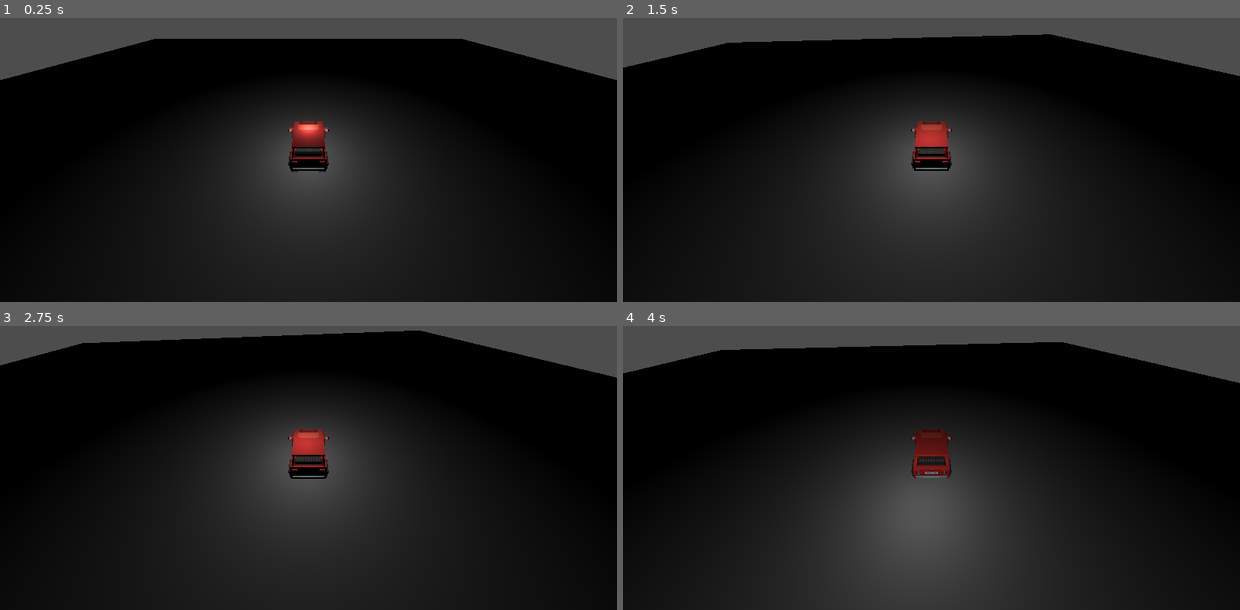
Above: before the commit, frames 1-4 (two rows, left to right).
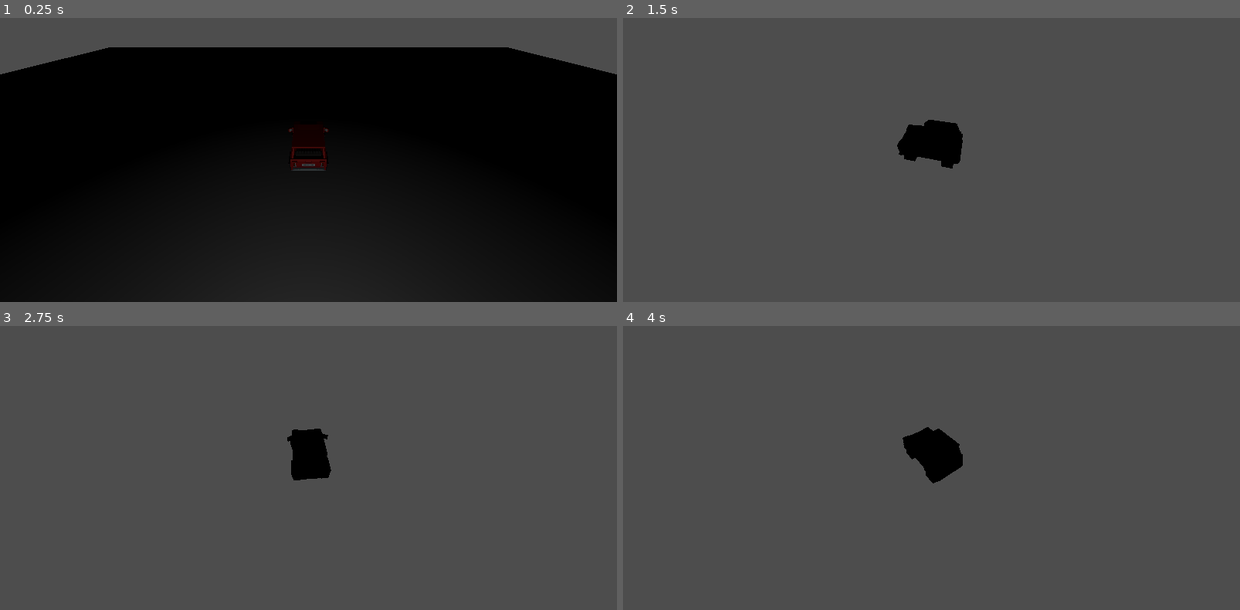
Above: after the commit, the same moments.

Repository: Calverin/Radio-Rideshare
Game: Godot game, scene res://Scenes/root.tscn
Two runs of this game, one before a commit and one after it. Both use one fixed random seed, a clock stepped at 60 frames per second and the inputs below.
Inputs:
- Up to frame 1 (0.25 s): no input
- Up to frame 2 (1.5 s): tap Enter (ui_accept) at 0.5, 0.77 s; hold D (steer_right) 0.53-1.28 s; hold Space (drift, bound only after the commit) 0.53-1.28 s; hold Shift (reverse, bound only before the commit) from 1.28 s (still down); tap Space (drift, bound only after the commit) at 1.35 s
- Up to frame 3 (2.75 s): tap Enter (ui_accept) at 1.52 s; release Shift (reverse, bound only before the commit) at 2.03 s; hold D (steer_right) from 2.03 s (still down); hold Space (drift, bound only after the commit) from 2.03 s (still down)
- Up to frame 4 (4 s): release D (steer_right) at 2.78 s; release Space (drift, bound only after the commit) at 2.78 s; hold W (accelerate, bound only before the commit) 2.78-3.53 s; tap Space (drift, bound only after the commit) at 2.85 s; tap Enter (ui_accept) at 3.02, 3.77 s; hold A (steer_left) from 3.53 s (still down); hold Space (drift, bound only after the commit) from 3.53 s (still down)

The runs differ from the first frame. In frame 1, 12% of the frame differs, in the area x 0-100%, y 7-72%; in frame 2, 86%; in frame 3, 90%, in the area x 0-100%, y 1-100%; in frame 4, 80%.

Commit message:
Removed VehicleBody3D, started on our own car impl

Diff:
--- a/Scenes/car.tscn
+++ b/Scenes/car.tscn
@@ -7,36 +7,33 @@
 [sub_resource type="BoxShape3D" id="BoxShape3D_0wcon"]
 size = Vector3(2.4, 1.9, 4.5)
 
-[node name="Car" type="VehicleBody3D"]
-center_of_mass_mode = 1
-center_of_mass = Vector3(0, -1, 0)
-can_sleep = false
-continuous_cd = true
+[node name="Car" type="CharacterBody3D"]
 script = ExtResource("1_oamc2")
+speed = 60
+lanes = 3
 
-[node name="CollisionShape3D" type="CollisionShape3D" parent="."]
+[node name="Body" type="CollisionShape3D" parent="."]
 transform = Transform3D(1, 0, 0, 0, 1, 0, 0, 0, 1, 0, 1.449, 0.0500001)
 shape = SubResource("BoxShape3D_0wcon")
 
-[node name="Model" parent="." instance=ExtResource("1_aaytl")]
+[node name="Model" parent="Body" instance=ExtResource("1_aaytl")]
+transform = Transform3D(1, 0, 0, 0, 1, 0, 0, 0, 1, 0, -1.449, -0.0500001)
 
-[node name="Wheel" parent="." instance=ExtResource("2_igjln")]
-transform = Transform3D(-1, 0, -8.74228e-08, 0, 1, 0, 8.74228e-08, 0, -1, -1, 0.4, -1.375)
-use_as_traction = true
-use_as_steering = true
+[node name="Wheel" parent="Body" instance=ExtResource("2_igjln")]
+transform = Transform3D(-1, 0, -8.74228e-08, 0, 1, 0, 8.74228e-08, 0, -1, -1, -1.049, -1.425)
+skeleton = NodePath("../..")
 
-[node name="Wheel2" parent="." instance=ExtResource("2_igjln")]
-transform = Transform3D(-1, 0, -8.74228e-08, 0, 1, 0, 8.74228e-08, 0, -1, 1, 0.4, -1.375)
-use_as_traction = true
-use_as_steering = true
+[node name="Wheel2" parent="Body" instance=ExtResource("2_igjln")]
+transform = Transform3D(-1, 0, -8.74228e-08, 0, 1, 0, 8.74228e-08, 0, -1, 1, -1.049, -1.425)
+skeleton = NodePath("../..")
 
-[node name="Wheel3" parent="." instance=ExtResource("2_igjln")]
-transform = Transform3D(-1, 0, -8.74228e-08, 0, 1, 0, 8.74228e-08, 0, -1, -1, 0.4, 1.5)
-use_as_traction = true
+[node name="Wheel3" parent="Body" instance=ExtResource("2_igjln")]
+transform = Transform3D(-1, 0, -8.74228e-08, 0, 1, 0, 8.74228e-08, 0, -1, -1, -1.049, 1.45)
+skeleton = NodePath("../..")
 
-[node name="Wheel4" parent="." instance=ExtResource("2_igjln")]
-transform = Transform3D(-1, 0, -8.74228e-08, 0, 1, 0, 8.74228e-08, 0, -1, 1, 0.4, 1.5)
-use_as_traction = true
+[node name="Wheel4" parent="Body" instance=ExtResource("2_igjln")]
+transform = Transform3D(-1, 0, -8.74228e-08, 0, 1, 0, 8.74228e-08, 0, -1, 1, -1.049, 1.45)
+skeleton = NodePath("../..")
 
 [node name="Camera3D" type="Camera3D" parent="."]
 transform = Transform3D(1, 0, 0, 0, 0.77188, 0.635768, 0, -0.635768, 0.77188, 0, 9.62921, 8.83538)
--- a/Scenes/car_wheel.tscn
+++ b/Scenes/car_wheel.tscn
@@ -2,7 +2,7 @@
 
 [ext_resource type="PackedScene" uid="uid://dxdjj04nuiv6f" path="res://Assets/Car/car_tire.gltf" id="1_77v5j"]
 
-[node name="Wheel" type="VehicleWheel3D"]
+[node name="Wheel" type="MeshInstance3D"]
 transform = Transform3D(-1, 0, -8.74228e-08, 0, 1, 0, 8.74228e-08, 0, -1, 0, 0, 0)
 
 [node name="Model" parent="." instance=ExtResource("1_77v5j")]
--- a/Scenes/root.tscn
+++ b/Scenes/root.tscn
@@ -39,4 +39,3 @@
 omni_range = 24.755
 
 [node name="Car" parent="World" instance=ExtResource("2_f441o")]
-transform = Transform3D(1, 0, 0, 0, 1, 0, 0, 0, 1, 0, 1, 0)
--- a/Scripts/car.gd
+++ b/Scripts/car.gd
@@ -1,50 +1,35 @@
-extends VehicleBody3D
+extends CharacterBody3D
 
-const STEER_SPEED = 1.5
-const STEER_LIMIT = 0.4
-const BRAKE_STRENGTH = 2.0
+@export_enum("Slow:30", "Average:60", "Very Fast:200") var speed: int
+@export_enum("Local Road:1", "City Street:3", "Highway:5") var lanes: int
 
-@export var engine_force_value := 40.0
+var drifting: bool = false
+var drift_time: int = 0
+var drift_direction: String = ""
 
-var previous_speed := linear_velocity.length()
-var _steer_target := 0.0
+var current_lane: int = ceil(lanes/2)
 
 func _physics_process(delta: float):
-	var fwd_mps := (linear_velocity * transform.basis).x
 
-	_steer_target = Input.get_axis("steer_right", "steer_left")
-	_steer_target *= STEER_LIMIT
+	if Input.is_action_just_pressed("drift") and not drifting:
+		drifting = true
 
-	if abs(linear_velocity.length() - previous_speed) > 1.0:
-		Input.vibrate_handheld(100)
-		for joypad in Input.get_connected_joypads():
-			Input.start_joy_vibration(joypad, 0.0, 0.5, 0.1)
+	if drifting:
+		drift(delta)
 
-	if Input.is_action_pressed("accelerate"):
-		# Increase engine force at low speeds to make the initial acceleration faster.
-		var speed := linear_velocity.length()
-		if speed < 5.0 and not is_zero_approx(speed):
-			engine_force = clampf(engine_force_value * 5.0 / speed, 0.0, 100.0)
-		else:
-			engine_force = engine_force_value
+	position.x = current_lane * 10
+	position.z -= speed * delta
 
-		#if not DisplayServer.is_touchscreen_available():
-			# Apply analog throttle factor for more subtle acceleration if not fully holding down the trigger.
-			#engine_force *= Input.get_action_strength("accelerate")
-	else:
-		engine_force = 0.0
+func drift(delta: float):
+	var axis = Input.get_axis("steer_left", "steer_right")
+	drift_direction = "left" if axis < 0 else "right" if axis > 0 else ""
+	$Body.rotation.y = lerp($Body.rotation.y, axis * 90, delta)
+	if not Input.is_action_pressed("drift"):
+		drifting = false
+		switch_lane()
 
-	if Input.is_action_pressed("reverse"):
-		# Increase engine force at low speeds to make the initial reversing faster.
-		var speed := linear_velocity.length()
-		if speed < 5.0 and not is_zero_approx(speed):
-			engine_force = -clampf(engine_force_value * BRAKE_STRENGTH * 5.0 / speed, 0.0, 100.0)
-		else:
-			engine_force = -engine_force_value * BRAKE_STRENGTH
-
-		# Apply analog brake factor for more subtle braking if not fully holding down the trigger.
-		engine_force *= Input.get_action_strength("reverse")
-
-	steering = move_toward(steering, _steer_target, STEER_SPEED * delta)
-
-	previous_speed = linear_velocity.length()
+func switch_lane():
+	if drift_direction == "left" and current_lane > 1:
+		current_lane -= 1
+	if drift_direction == "right" and current_lane < lanes:
+		current_lane += 1
--- a/project.godot
+++ b/project.godot
@@ -33,14 +33,13 @@
 , Object(InputEventKey,"resource_local_to_scene":false,"resource_name":"","device":-1,"window_id":0,"alt_pressed":false …(186 unchanged characters)…
 ]
 }
-accelerate={
+drift={
 "deadzone": 0.5,
-"events": [Object(InputEventKey,"resource_local_to_scene":fa …(140 unchanged characters)… d":false,"keycode":0,"physical_keycode":87,"key_label":0,"unicode":119,"location":0,"echo":false,"script":null)
-, Object(InputEventKey,"resource_local_to_scene":false,"reso …(137 unchanged characters)… se,"keycode":0,"physical_keycode":4194320,"key_label":0,"unicode":0,"location":0,"echo":false,"script":null)
-, Object(InputEventKey,"resource_local_to_scene":false,"resource_name":"","device":-1,"window_id":0,"alt_pressed":false,"shift_pressed":false,"ctrl_pressed":false,"meta_pressed":false,"pressed":false,"keycode":0,"physical_keycode":32,"key_label":0,"unicode":32,"location":0,"echo":false,"script":null)
+"events": [Object(InputEventKey,"resource_local_to_scene":fa …(140 unchanged characters)… d":false,"keycode":0,"physical_keycode":32,"key_label":0,"unicode":32,"location":0,"echo":false,"script":null)
+, Object(InputEventKey,"resource_local_to_scene":false,"reso …(137 unchanged characters)… se,"keycode":0,"physical_keycode":4194325,"key_label":0,"unicode":0,"location":0,"echo":false,"script":null)
 ]
 }
-reverse={
+brake={
 "deadzone": 0.5,
 "events": [Object(InputEventKey,"resource_local_to_scene":false,"resource_name":"","device":-1,"window_id":0,"alt_press …(195 unchanged characters)…
 , Object(InputEventKey,"resource_local_to_scene":false,"resource_name":"","device":-1,"window_id":0,"alt_pressed":false …(183 unchanged characters)…
